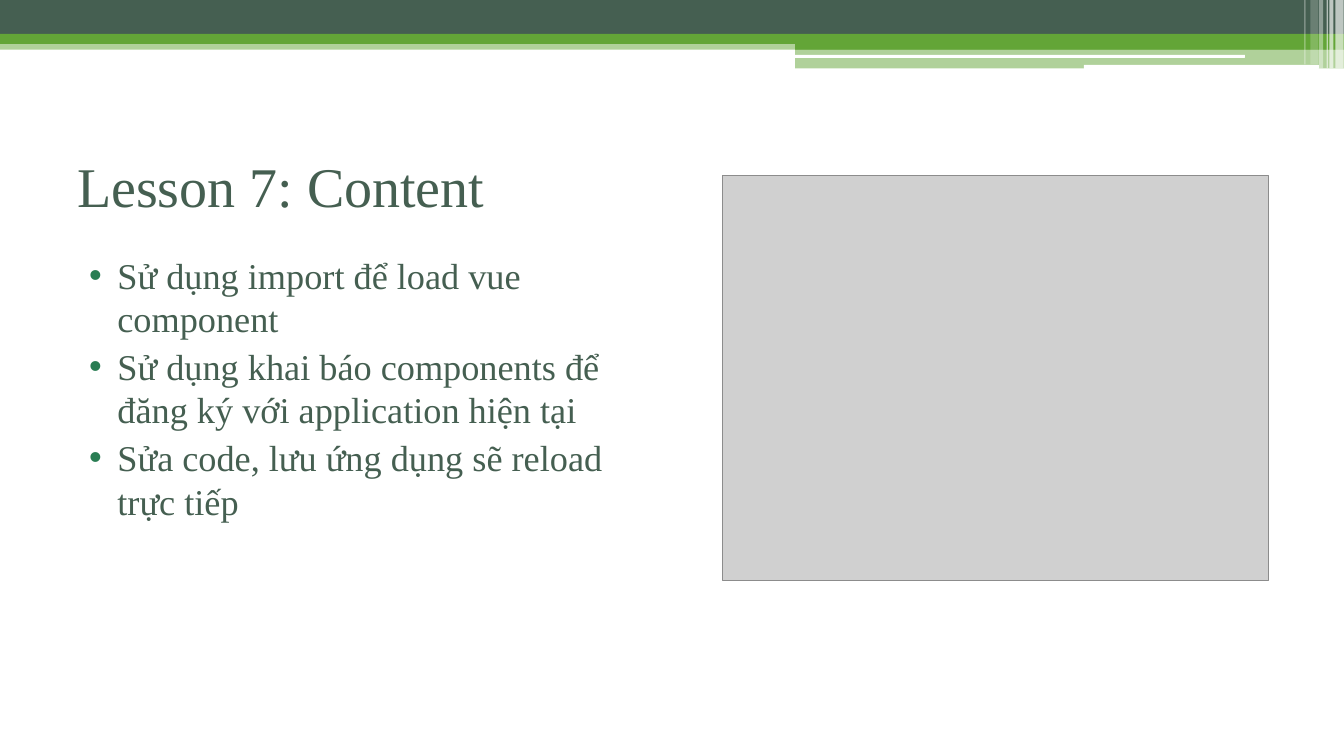
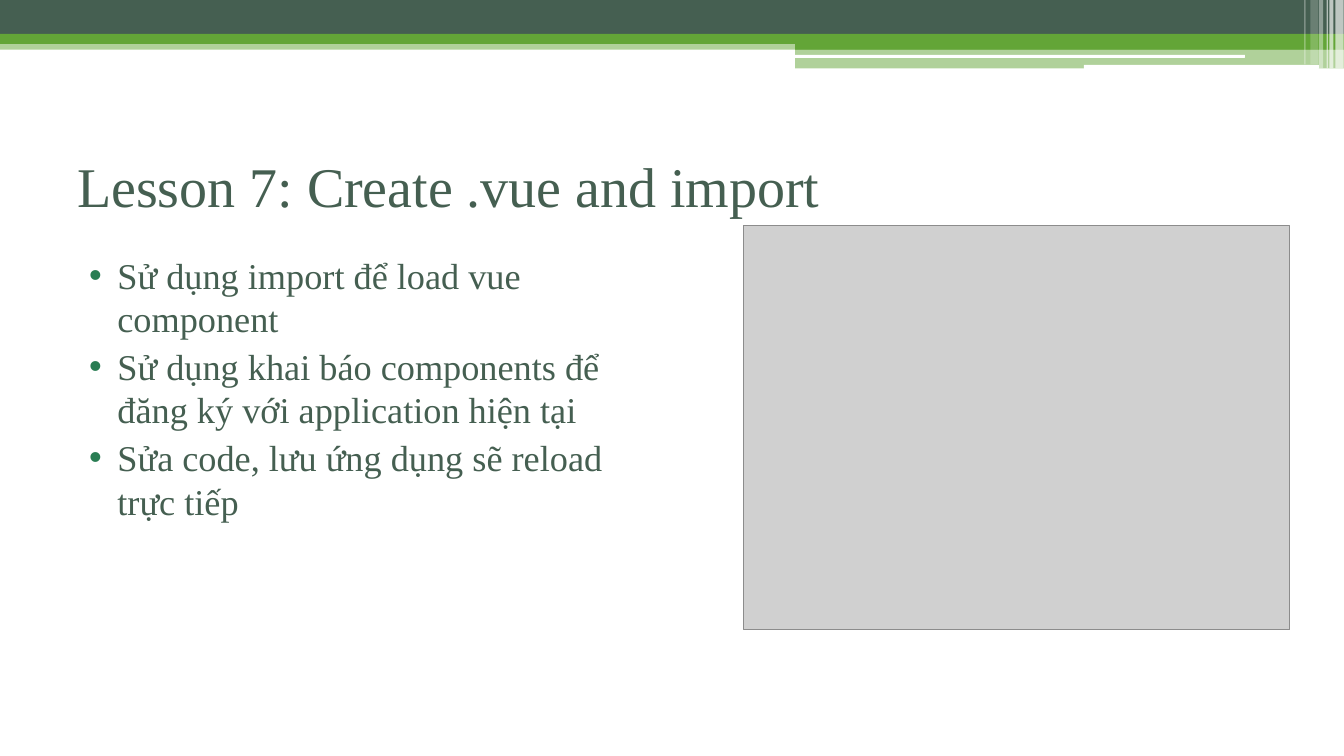
Before and after one commit to phamtuanchip/7dayswithvuejs, a slide deck: slide 43 of vuejs-2.0.pptx (slide 42 before the commit). Drawn at 1344x756 pixels with LibreOffice and Linux fonts; fonts in the diff are those of the drawing; grey boxes stand for pictures. Boxes give left, top, right and bottom in pixels: in the first picture for what was removed or moved away, otherwise in the second. Text is boxed around its words. In the diff, an @@ line names an element or a change of style, - is before the commit and + after.

Commit message:
add slides content

```diff
--- a/vuejs-2.0.pptx
+++ b/vuejs-2.0.pptx
@@ title at [77, 168, 819, 217]: text changed @@
-Lesson 7: Content
+Lesson 7: Create .vue and import
@@ picture: place and size @@
-picture at [723, 175, 1269, 580]
+picture at [744, 226, 1291, 630]
```
Also in this commit, not shown: 24 other slides changed, 2 slides added.
